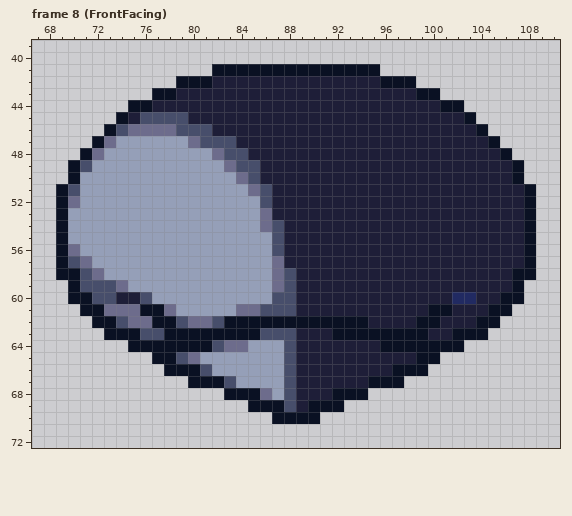
Pixel-art file, stored at dev/Sprites/Subsandwich/!!WIP/Andromeda.ase. Above is the file before it was changed.
179x124 pixels, 8 frames. Shown: frame 8 (FrontFacing): x 67..110, y 39..72.
The result:
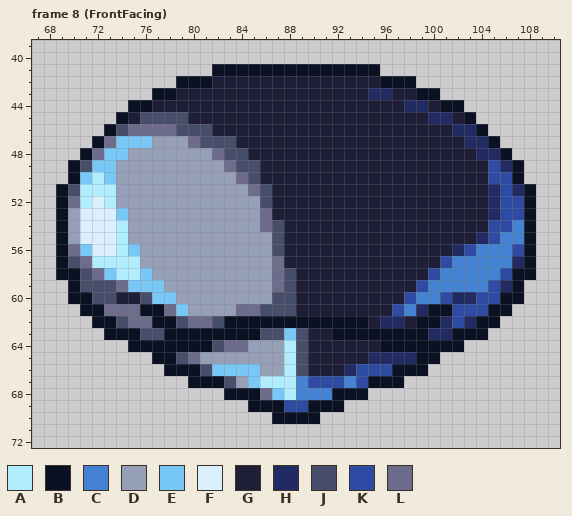
Palette (. is transparent): A #b0eeff  B #0a1123  C #4483d4  D #959fb8  E #77c8f7  F #dbf0ff  G #1e1e38  H #212a62  J #474e6b  K #2e4ba3  L #6d6c8c
The edit:
--- frame 8 (FrontFacing), layer "Body"
@@ x 67..110 @@
 42 ............BBBGGGGGGGGGGGGGGBBB............
-43 ..........BBGGGGGGGGGGGGGGGGGGGGBB..........
-44 ........BBGGGGGGGGGGGGGGGGGGGGGGGGBB........
-45 .......BGJJJJGGGGGGGGGGGGGGGGGGGGGGGB.......
-46 ......BJLLLLJJJGGGGGGGGGGGGGGGGGGGGGGB......
-47 .....BLDDDDDDLJJJGGGGGGGGGGGGGGGGGGGGGB.....
-48 ....BLDDDDDDDDDLJJGGGGGGGGGGGGGGGGGGGGGB....
-49 ...BJDDDDDDDDDDDLJJGGGGGGGGGGGGGGGGGGGGGB...
-50 ...BDDDDDDDDDDDDDLJGGGGGGGGGGGGGGGGGGGGGB...
-51 ..BJDDDDDDDDDDDDDDLJGGGGGGGGGGGGGGGGGGGGGB..
-52 ..BLDDDDDDDDDDDDDDDJGGGGGGGGGGGGGGGGGGGGGB..
-53 ..BDDDDDDDDDDDDDDDDLGGGGGGGGGGGGGGGGGGGGGB..
-54 ..BDDDDDDDDDDDDDDDDLJGGGGGGGGGGGGGGGGGGGGB..
-55 ..BDDDDDDDDDDDDDDDDDJGGGGGGGGGGGGGGGGGGGGB..
-56 ..BLDDDDDDDDDDDDDDDDJGGGGGGGGGGGGGGGGGGGGB..
-57 ..BJLDDDDDDDDDDDDDDDLGGGGGGGGGGGGGGGGGGGGB..
-58 ..BBJLDDDDDDDDDDDDDDLJGGGGGGGGGGGGGGGGGGBB..
-59 ...BJJJLDDDDDDDDDDDDLJGGGGGGGGGGGGGGGGGGB...
-60 ...BBJJGGJDDDDDDDDDDJJGGGGGGGGGGGGGHHGGBB...
-61 ....BBLLLBBLDDDDDLLJJJGGGGGGGGGGGBBGGGBB....
-62 .....BBJLLBBJLLJBBBBBBBBBBBBGGGGBBGGGBB.....
-63 ......BBBJJBBBBBBBBJJJGGGBBBBBBBBGGBBB......
-64 ........BBBBBBBJLLDDDJGGGGGGGBBBBBBB........
-65 ..........BBJLDDDDDDDJGGGGGGGGGGBB..........
-66 ...........BBBJDDDDDDJGGGGGGGGBBB...........
-67 .............BBBJDDDDJGGGGGGBBB.............
-68 ................BBBLDJGGGBBB................
-69 ..................BBBJGBBB..................
+43 ..........BBGGGGGGGGGGGGGGGGHHGGBB..........
+44 ........BBGGGGGGGGGGGGGGGGGGGGGHHGBB........
+45 .......BGJJJJGGGGGGGGGGGGGGGGGGGGHHGB.......
+46 ......BJLLLLJJJGGGGGGGGGGGGGGGGGGGGHHB......
+47 .....BLEEEDDDLJJJGGGGGGGGGGGGGGGGGGGHHB.....
+48 ....BLEEDDDDDDDLJJGGGGGGGGGGGGGGGGGGGHHB....
+49 ...BJEEDDDDDDDDDLJJGGGGGGGGGGGGGGGGGGGKHB...
+50 ...BEAEDDDDDDDDDDLJGGGGGGGGGGGGGGGGGGGKKB...
+51 ..BJAAADDDDDDDDDDDLJGGGGGGGGGGGGGGGGGGHKHB..
+52 ..BLAFADDDDDDDDDDDDJGGGGGGGGGGGGGGGGGGHKKB..
+53 ..BDFFFEDDDDDDDDDDDLGGGGGGGGGGGGGGGGGGHKKB..
+54 ..BDFFFADDDDDDDDDDDLJGGGGGGGGGGGGGGGGGKKCB..
+55 ..BDFFFADDDDDDDDDDDDJGGGGGGGGGGGGGGGGHKCCB..
+56 ..BLEFFAEDDDDDDDDDDDJGGGGGGGGGGGGGGHKCCCKB..
+57 ..BJLAAAADDDDDDDDDDDLGGGGGGGGGGGGGKCCCCCHB..
+58 ..BBJLEAAEDDDDDDDDDDLJGGGGGGGGGGGKCCCCCKBB..
+59 ...BJJJLEEEDDDDDDDDDLJGGGGGGGGGGKCCCCCKHB...
+60 ...BBJJGGJEEDDDDDDDDJJGGGGGGGGGKCCKHHKKBB...
+61 ....BBLLLBBLEDDDDLLJJJGGGGGGGGKCHBBKKKBB....
+62 .....BBJLLBBJLLJBBBBBBBBBBBBGHHGBBHKHBB.....
+63 ......BBBJJBBBBBBBBJJEJGGBBBBBBBBHHBBB......
+64 ........BBBBBBBJLLDDDAJGGGGGGBBBBBBB........
+65 ..........BBJLDDDDDDDAJGGGGGHHHHBB..........
+66 ...........BBBJEEEEDDAJGGGHKKKBBB...........
+67 .............BBBJDEAAACKKKCKBBB.............
+68 ................BBBLEACCCBBB................
+69 ..................BBBKKBBB..................
 70 ....................BBBB....................
Changed places in both pictures, as pixel boxes (x1, y1, x2, y2):
changed: (212, 88, 524, 412)
changed: (80, 136, 188, 316)
